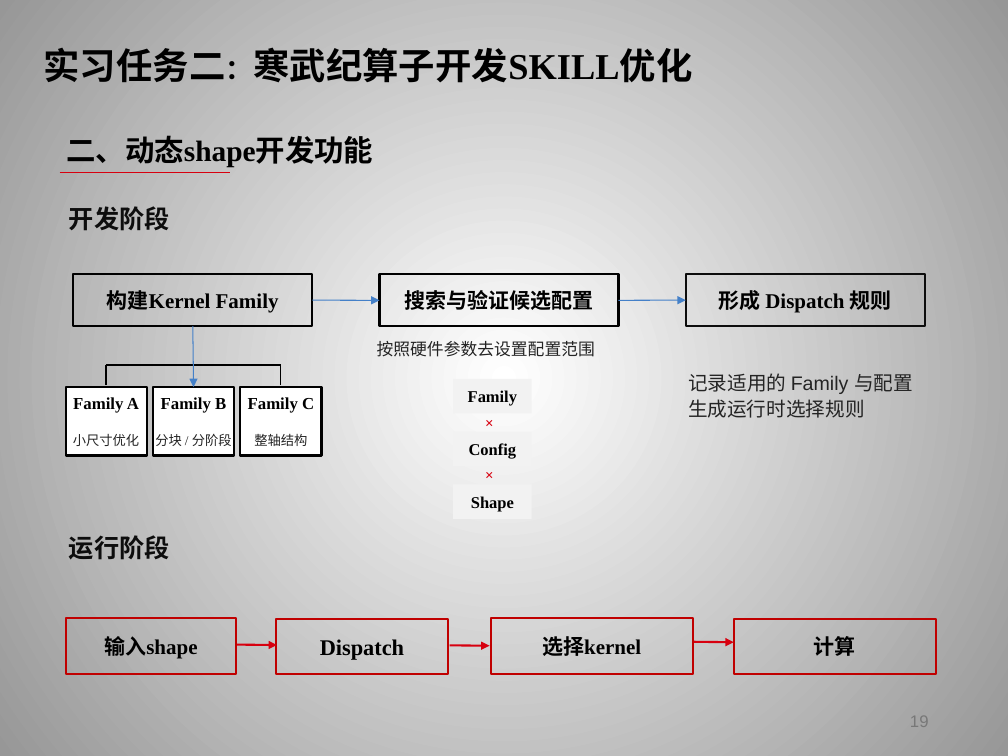
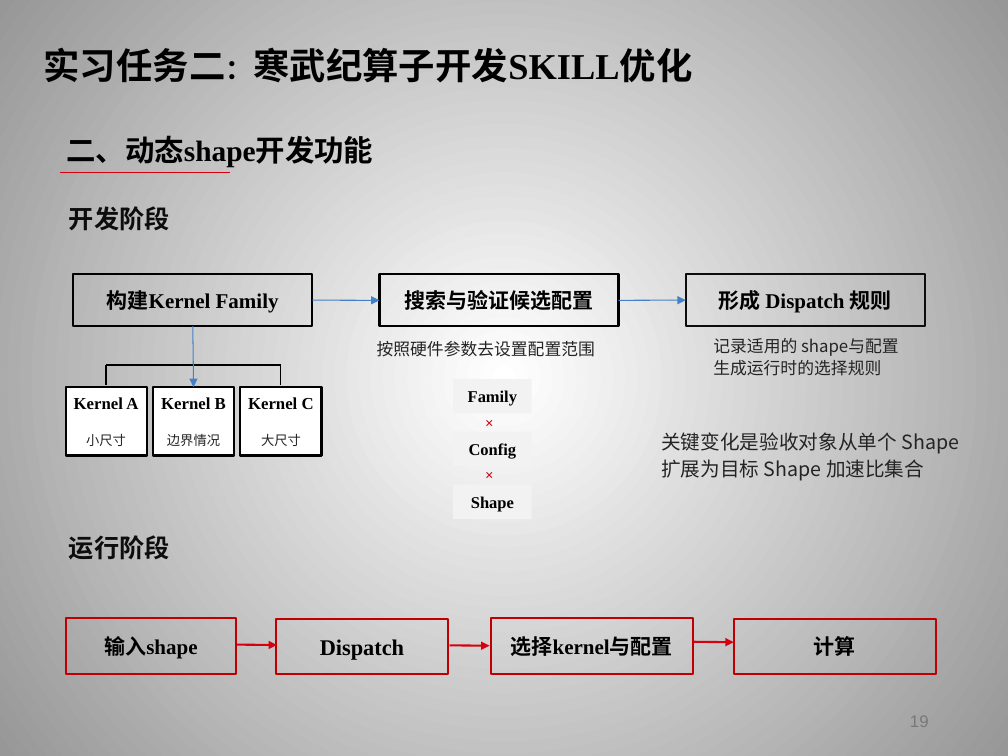
Before and after one commit to huohuomiao/ScriptWhisper, a slide deck: slide 19 of 霍子昂实习总结.pptx. Drawn at 1008x756 pixels with LibreOffice and Linux fonts; fonts in the diff are those of the drawing; background and template pictures are left out. Boxes give left, top, right and bottom in pixels: in the first picture for what was removed or moved away, otherwise in the second. Text is boxed around its words. In the diff, an @@ line names an element or a change of style, - is before the commit and + after.

```diff
--- a/霍子昂实习总结.pptx
+++ b/霍子昂实习总结.pptx
@@ text "记录适用的 shape与配置" at bbox=[713, 338, 899, 376]: vertical alignment middle to top @@
@@ text at bbox=[713, 338, 899, 376]: text changed; size 14 to 12 pt @@
-记录适用的 Family 与配置
-生成运行时选择规则
+记录适用的 shape与配置
+生成运行时的选择规则
@@ text at bbox=[74, 397, 138, 409]: text changed @@
-Family A
+Kernel A
@@ text at bbox=[161, 397, 226, 409]: text changed @@
-Family B
+Kernel B
@@ text at bbox=[248, 397, 314, 409]: text changed @@
-Family C
+Kernel C
@@ text at bbox=[86, 434, 126, 446]: text changed @@
-小尺寸优化
+小尺寸
@@ text at bbox=[167, 434, 220, 446]: text changed @@
-分块 / 分阶段
+边界情况
@@ text at bbox=[261, 434, 301, 446]: text changed @@
-整轴结构
+大尺寸
@@ text added at bbox=[661, 432, 959, 481], 14 pt, text #242424 @@
+关键变化是验收对象从单个 Shape 扩展为目标 Shape 加速比集合
@@ text in rectangle at bbox=[511, 636, 673, 656]: text changed @@
-选择kernel
+选择kernel与配置
```
Also in this commit, not shown: 23 other slides changed, 2 slides added, 2 slides removed.
